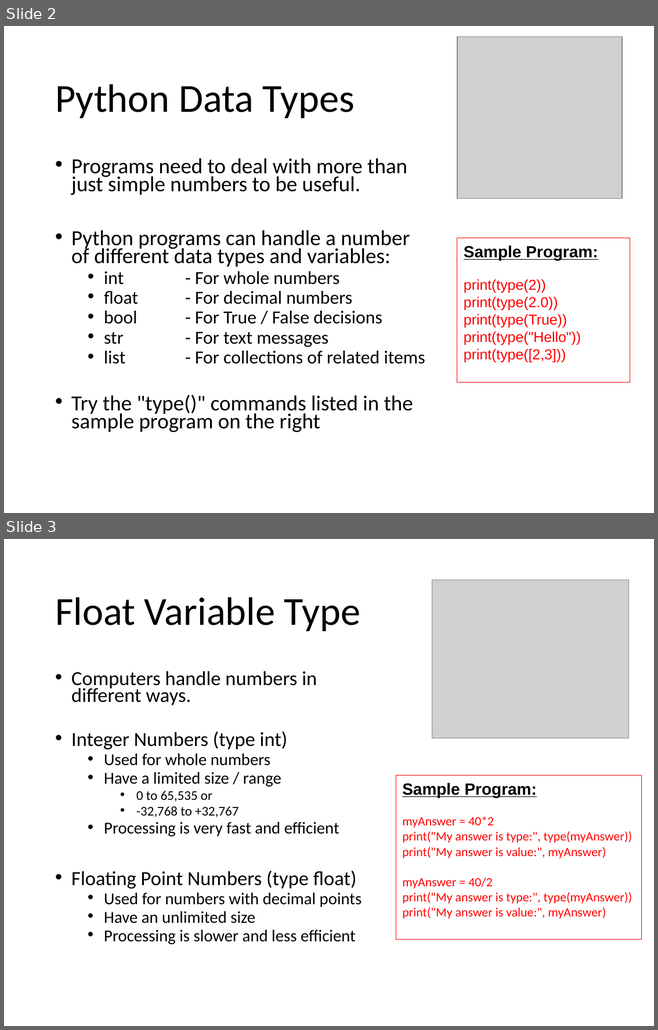
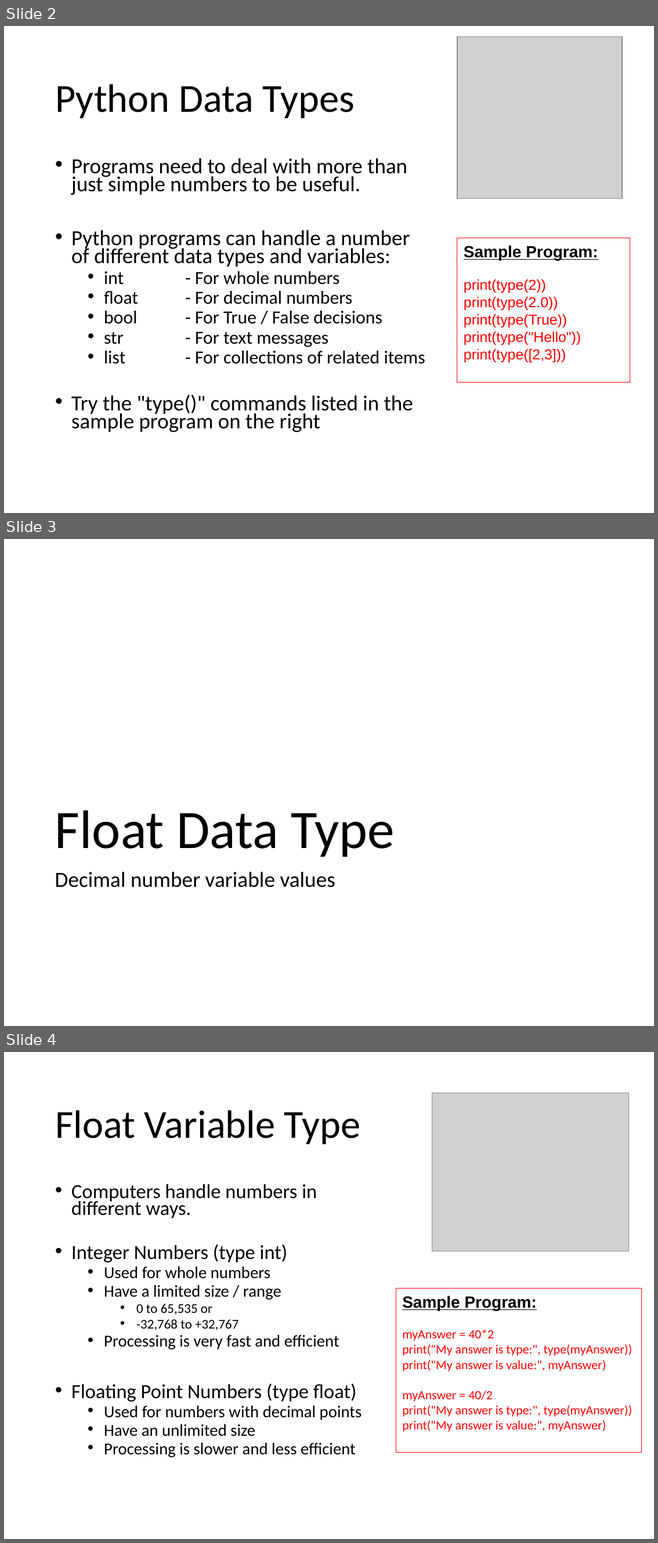
Before and after one commit to Greg5519/ICS2O0, a slide deck: Topic B Programming Introduction/B.4 Lesson - Python More Variables.pptx. Shown one above the other, each under a label of ours: slides 2 and 3 before the commit, slides 2, 3 and 4 after it. The pictures are 658x1030 and 658x1543 pixels, drawn with LibreOffice and Linux fonts; fonts in the diff are those of the drawing; grey boxes stand for pictures. Boxes give left, top, right and bottom in pixels: in the first picture for what was removed or moved away, otherwise in the second. Text is boxed around its words. In the diff, an @@ line names an element or a change of style, - is before the commit and + after.

```diff
--- a/Topic B Programming Introduction/B.4 Lesson - Python More Variables.pptx
+++ b/Topic B Programming Introduction/B.4 Lesson - Python More Variables.pptx
@@ slide 3 added at (4,539,654,1026), background #FFFFFF @@
@@ title added at (55,810,394,857), 60 pt, text #000000 @@
+Float Data Type
@@ text added at (55,872,335,888), 24 pt, text #000000 @@
+Decimal number variable values
@@ what was slide 3 is now slide 4 @@
```
Also in this commit, not shown: 2 slides changed, 8 other slides added, 1 slide removed, 1 other file.
